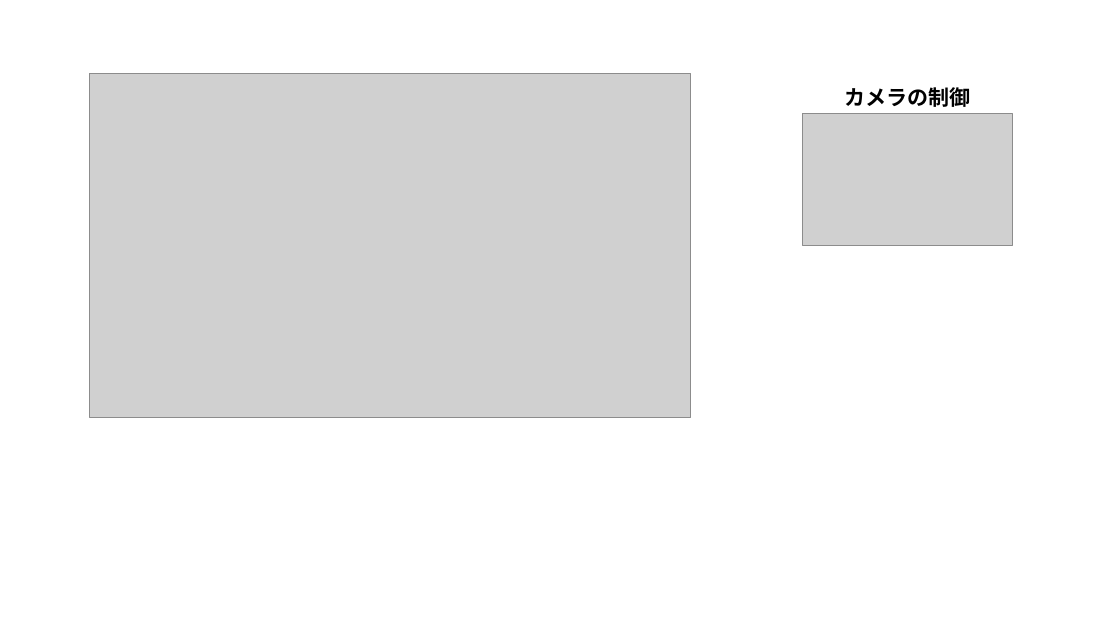
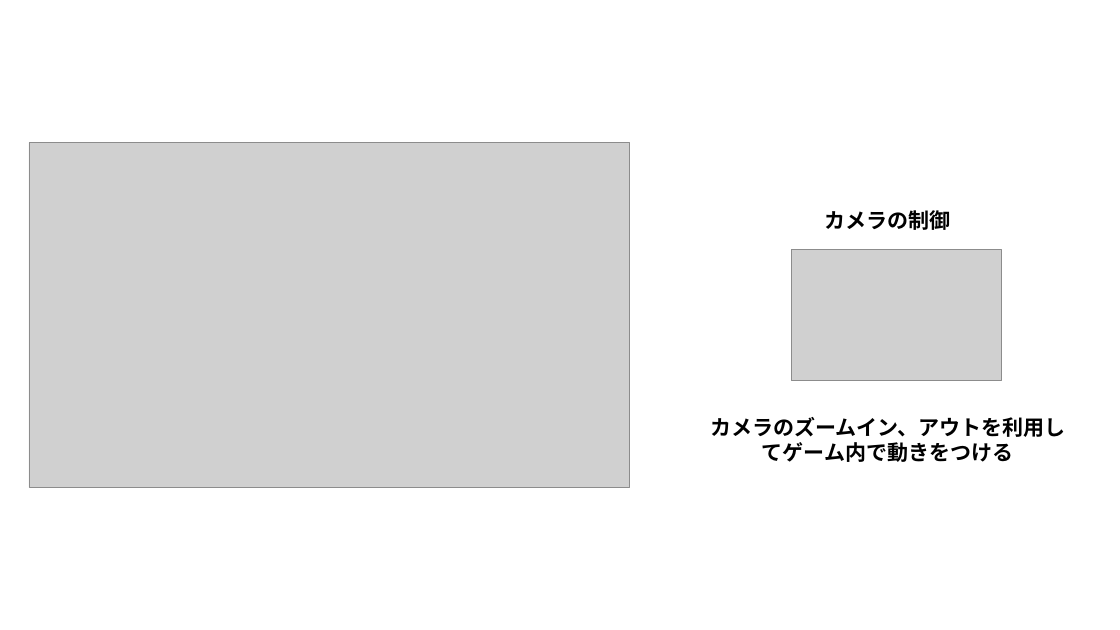
Before and after one commit to KDT-Takai/POE, a slide deck: slide 3 of ゲーム制作.pptx (slide 4 before the commit). Drawn at 1120x630 pixels with LibreOffice and Linux fonts; fonts in the diff are those of the drawing; grey boxes stand for pictures. Boxes give left, top, right and bottom in pixels: in the first picture for what was removed or moved away, otherwise in the second. Text is boxed around its words. In the diff, an @@ line names an element or a change of style, - is before the commit and + after.

```diff
--- a/ゲーム制作.pptx
+++ b/ゲーム制作.pptx
@@ picture: place and size @@
-picture at bbox=[90, 73, 691, 418]
+picture at bbox=[29, 143, 629, 487]
@@ text "カメラの制御": place and size @@
-text "カメラの制御" at bbox=[844, 87, 970, 107]
+text "カメラの制御" at bbox=[824, 210, 950, 230]
@@ picture: place and size @@
-picture at bbox=[802, 113, 1012, 245]
+picture at bbox=[791, 250, 1002, 381]
@@ text added at bbox=[710, 417, 1065, 462], 18 pt, text #000000, bold @@
+カメラのズームイン、アウトを利用してゲーム内で動きをつける
```
Also in this commit, not shown: 1 other slide changed, 1 slide added, 9 other files.
